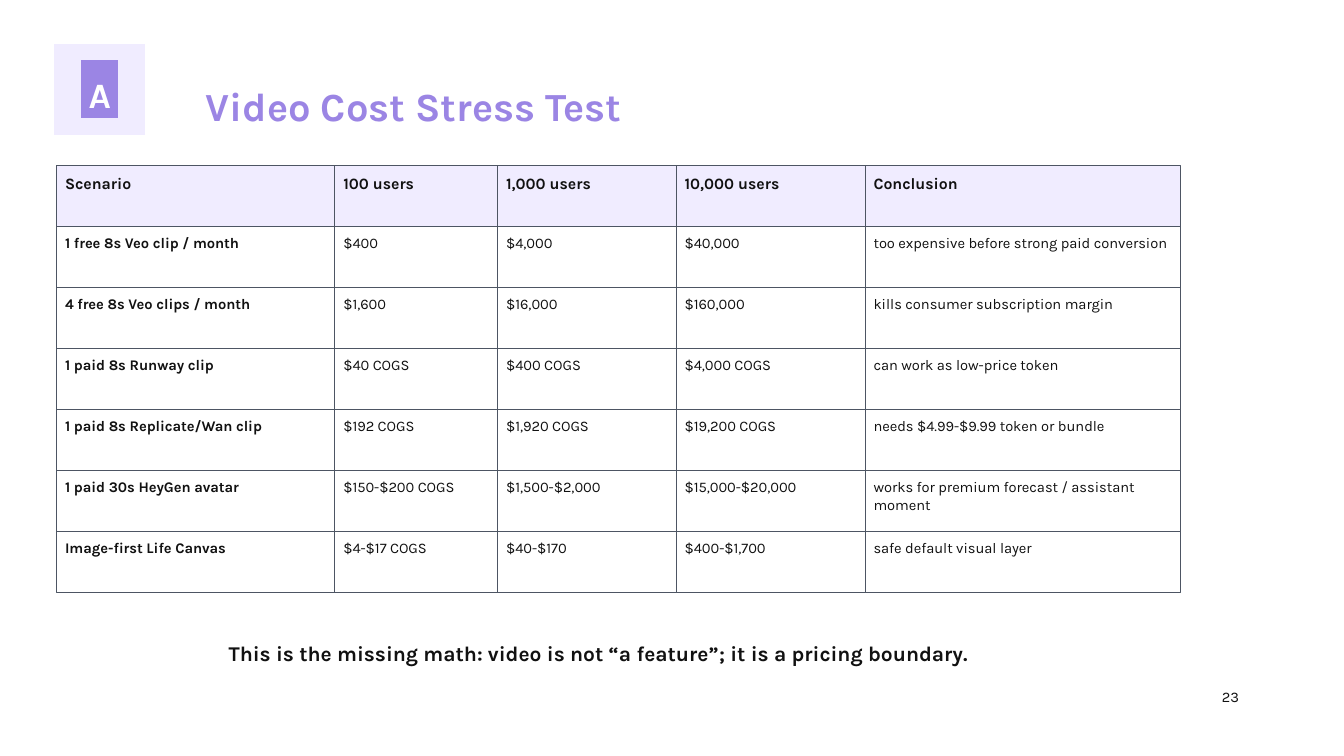
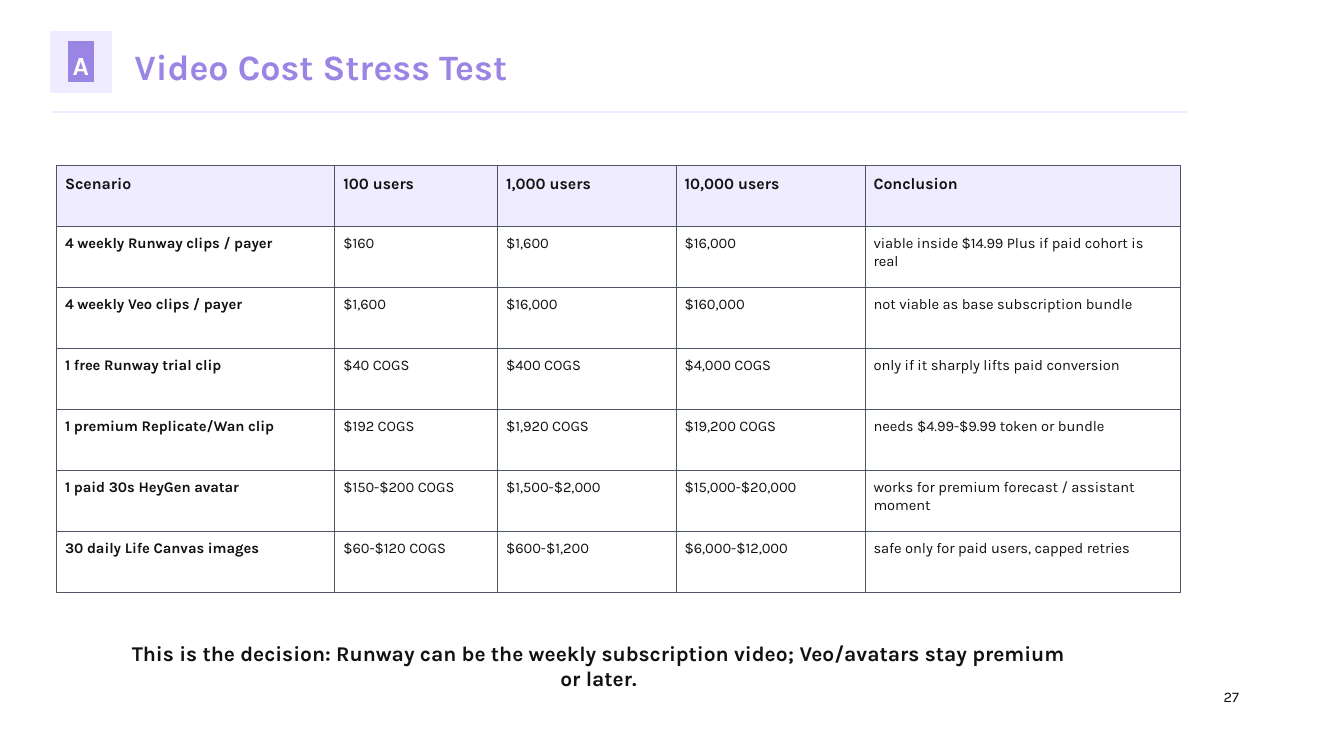
Before and after one commit to kirbudilov01/alina-research, a slide deck: slide 27 of output/pptx/AURA_TRENDVI_STYLE_DECK.pptx (slide 23 before the commit). Drawn at 1344x756 pixels with LibreOffice and Linux fonts; fonts in the diff are those of the drawing. Boxes give left, top, right and bottom in pixels: in the first picture for what was removed or moved away, otherwise in the second. Text is boxed around its words. In the diff, an @@ line names an element or a change of style, - is before the commit and + after.

Commit message:
Update AURA deck subscription economics and offer

```diff
--- a/output/pptx/AURA_TRENDVI_STYLE_DECK.pptx
+++ b/output/pptx/AURA_TRENDVI_STYLE_DECK.pptx
@@ rectangle: place and size @@
-rectangle at [54,44,145,135]
+rectangle at [50,31,111,92]
@@ rectangle: place and size @@
-rectangle at [82,60,117,117]
+rectangle at [69,42,94,83]
@@ text "A": place and size @@
-text "A" at [89,85,111,108]
+text "A" at [73,58,89,75]
@@ text "A" at [73,58,89,75]: size 25.5 to 18.8 pt @@
@@ text "Video Cost Stress Test": place and size @@
-text "Video Cost Stress Test" at [206,92,621,122]
+text "Video Cost Stress Test" at [134,54,507,81]
@@ text "Video Cost Stress Test" at [134,54,507,81]: size 28.5 to 25.5 pt @@
@@ rectangle added at [52,111,1187,113], fill #F0ECFF, outline #F0ECFF 0 pt @@
@@ text at [65,237,272,252]: text changed @@
-1 free 8s Veo clip / month
+4 weekly Runway clips / payer
@@ text at [343,237,374,250]: text changed @@
-$400
+$160
@@ text at [506,237,549,250]: text changed @@
-$4,000
+$1,600
@@ text at [685,237,736,250]: text changed @@
-$40,000
+$16,000
@@ text at [874,237,1143,266]: text changed @@
-too expensive before strong paid conversion
+viable inside $14.99 Plus if paid cohort is real
@@ text at [65,298,242,313]: text changed @@
-4 free 8s Veo clips / month
+4 weekly Veo clips / payer
@@ text at [874,299,1133,313]: text changed @@
-kills consumer subscription margin
+not viable as base subscription bundle
@@ text at [65,359,221,374]: text changed @@
-1 paid 8s Runway clip
+1 free Runway trial clip
@@ text at [874,360,1120,374]: text changed @@
-can work as low-price token
+only if it sharply lifts paid conversion
@@ text at [65,420,274,435]: text changed @@
-1 paid 8s Replicate/Wan clip
+1 premium Replicate/Wan clip
@@ text at [65,542,259,557]: text changed @@
-Image-first Life Canvas
+30 daily Life Canvas images
@@ text at [343,542,446,555]: text changed @@
-$4-$17 COGS
+$60-$120 COGS
@@ text at [506,542,589,555]: text changed @@
-$40-$170
+$600-$1,200
@@ text at [685,542,788,555]: text changed @@
-$400-$1,700
+$6,000-$12,000
@@ text at [874,543,1130,557]: text changed @@
-safe default visual layer
+safe only for paid users, capped retries
@@ text at [132,645,1064,687]: text changed @@
-This is the missing math: video is not “a feature”; it is a pricing boundary.
+This is the decision: Runway can be the weekly subscription video; Veo/avatars stay premium or later.
@@ text at [1224,692,1239,702]: text changed @@
-23
+27
```
Also in this commit, not shown: 30 other slides changed, 6 slides added, 5 other files.
